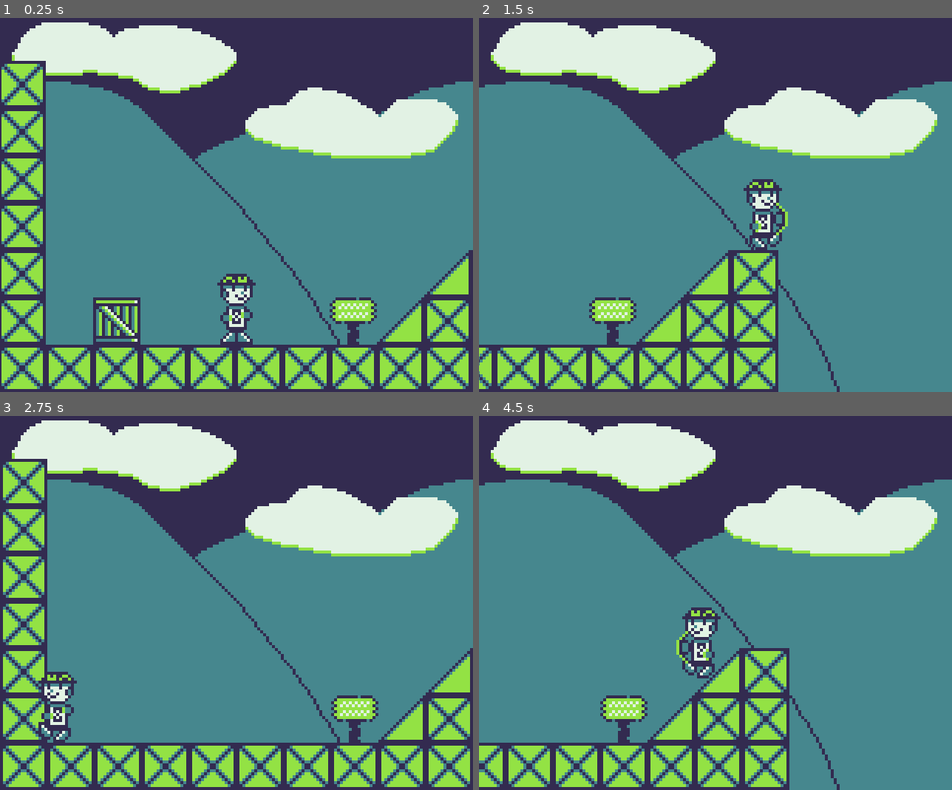
Above: before the commit, frames 1-4 (two rows, left to right).
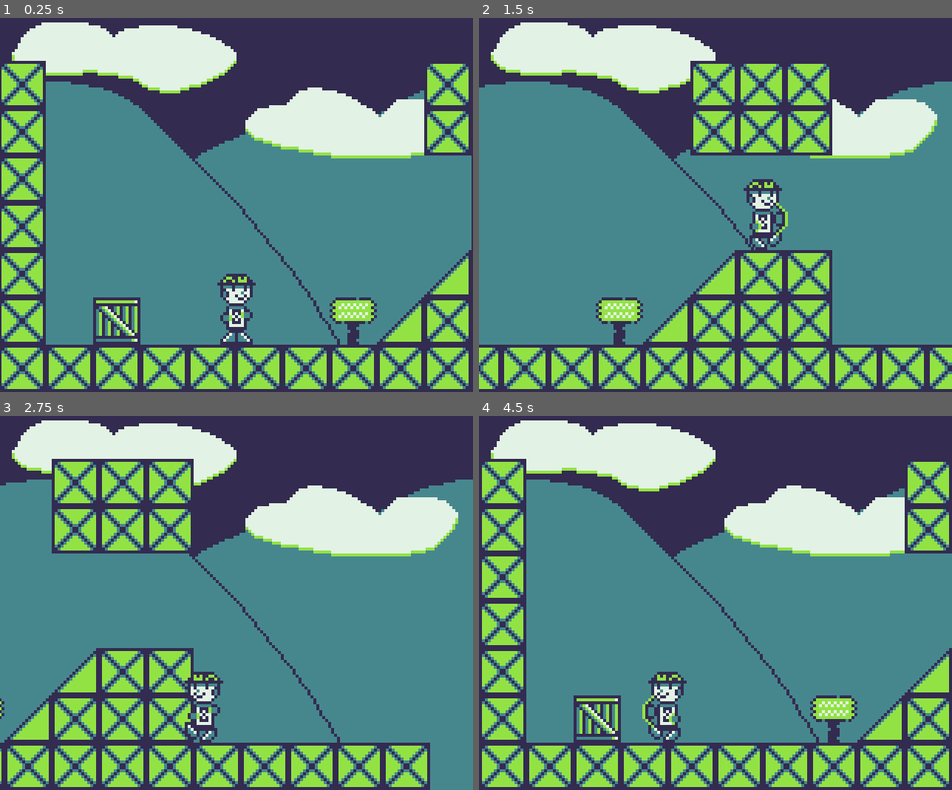
Above: after the commit, the same moments.

Repository: Brawmario/game-nu-boy
Game: Godot game, scene res://Levels/Level1.tscn
Two runs of this game, one before a commit and one after it. Both use one fixed random seed, a clock stepped at 60 frames per second and the inputs below.
Inputs:
- Up to frame 1 (0.25 s): no input
- Up to frame 2 (1.5 s): tap Enter at 0.5 s; hold Right (move_right) from 0.53 s (still down); tap Z (dash) at 0.6, 1.35 s; tap Space (jump) at 0.77 s
- Up to frame 3 (2.75 s): tap Space (jump) at 1.52 s; release Right (move_right) at 2.03 s; hold Left (move_left) from 2.03 s (still down); tap Z (dash) at 2.1 s
- Up to frame 4 (4.5 s): release Left (move_left) at 2.78 s; hold Right (move_right) 2.78-4.28 s; tap Z (dash) at 2.85, 3.6, 4.35 s; tap Space (jump) at 3.02, 3.77 s; hold Left (move_left) from 4.28 s (still down)

The runs differ from the first frame. In frame 1, 2.2% of the frame differs, in the area x 89-100%, y 12-63%; in frame 2, 20%; in frame 3, 28%, in the area x 0-100%, y 11-100%; in frame 4, 27%.

Commit message:
Fix box breaking

Diff:
--- a/Levels/BaseTileMap.gd
+++ b/Levels/BaseTileMap.gd
@@ -6,10 +6,10 @@
 
 
 func _ready() -> void:
-	var crates := get_used_cells_by_id(CRATE_ID)
-	for crate in crates:
+	var crates_cellv := get_used_cells_by_id(CRATE_ID)
+	for cellv in crates_cellv:
 		var crate_area := CrateArea.instance()
 		crate_area.tile_map = self
-		crate_area.cellv = crate
-		crate_area.position = map_to_world(crate)
+		crate_area.cellv = cellv
+		crate_area.position = map_to_world(cellv)
 		add_child(crate_area)
--- a/Levels/Level1.tscn
+++ b/Levels/Level1.tscn
@@ -114,7 +114,7 @@
 tile_set = SubResource( 3 )
 cell_size = Vector2( 16, 16 )
 format = 1
-tile_data = PoolIntArray( -327685, 0, 0, -262149, 0, 0, -196613, 0, 0, -131077, 0, 0, -65541, 0, 0, -131068, 1, 0, -131067, 0, 0, -5, 0, 0, -3, 2, 0, -65534, 3, 0, -65533, 1, 0, -65532, 0, 0, -65531, 0, 0, 65531, 0, 0, 65532, 0, 0, 65533, 0, 0, 65534, 0, 0, 65535, 0, 0, 0, 0, 0, 1, 0, 0, 2, 0, 0, 3, 0, 0, 4, 0, 0, 5, 0, 0 )
+tile_data = PoolIntArray( -327685, 0, 0, -393212, 0, 0, -393211, 0, 0, -393210, 0, 0, -262149, 0, 0, -327676, 0, 0, -327675, 0, 0, -327674, 0, 0, -196613, 0, 0, -262139, 2, 0, -131077, 0, 0, -196603, 2, 0, -65541, 0, 0, -131068, 1, 0, -131067, 0, 0, -131066, 0, 0, -5, 0, 0, -3, 2, 0, -65534, 3, 0, -65533, 1, 0, -65532, 0, 0, -65531, 0, 0, -65530, 0, 0, 65531, 0, 0, 65532, 0, 0, 65533, 0, 0, 65534, 0, 0, 65535, 0, 0, 0, 0, 0, 1, 0, 0, 2, 0, 0, 3, 0, 0, 4, 0, 0, 5, 0, 0, 6, 0, 0, 7, 0, 0, 8, 0, 0, 9, 0, 0, 10, 0, 0, 11, 0, 0 )
 script = ExtResource( 5 )
 
 [node name="Player" parent="." instance=ExtResource( 3 )]
--- a/Player/Player.gd
+++ b/Player/Player.gd
@@ -16,7 +16,7 @@
 
 onready var _body := $Body as Node2D
 onready var _sprite_anim := $Body/Sprite/AnimationPlayer as AnimationPlayer
-onready var _dash_hitbox := $Body/DashHitbox as Area2D
+onready var _dash_hitbox_shape := $Body/DashHitbox/CollisionShape2D as CollisionShape2D
 
 var snap_normal := Vector2.DOWN * BLOCK_WIDTH / 2
 var extra_jumps_left := extra_jump_count
--- a/Player/Player.tscn
+++ b/Player/Player.tscn
@@ -136,11 +136,10 @@
 
 [node name="DashHitbox" type="Area2D" parent="Body" groups=["break_hitbox"]]
 position = Vector2( 6.5, 0 )
-monitoring = false
-monitorable = false
 
 [node name="CollisionShape2D" type="CollisionShape2D" parent="Body/DashHitbox"]
 shape = SubResource( 8 )
+disabled = true
 
 [node name="StateMachine" type="Node" parent="."]
 script = ExtResource( 3 )
--- a/Player/States/Dash.gd
+++ b/Player/States/Dash.gd
@@ -4,14 +4,12 @@
 
 
 func enter(_msg := {}) -> void:
-	player._dash_hitbox.monitorable = true
-	player._dash_hitbox.monitoring = true
+	player._dash_hitbox_shape.set_deferred("disabled", false)
 	player._sprite_anim.play("Dash")
 	_duration.start()
 
 func exit() -> void:
-	player._dash_hitbox.monitorable = false
-	player._dash_hitbox.monitoring = false
+	player._dash_hitbox_shape.set_deferred("disabled", true)
 
 func physics_process(delta: float) -> void:
 	player._velocity.x = player.base_move_speed * player.dash_multiplier * player.get_facing_direction()
--- a/World/CrateArea.gd
+++ b/World/CrateArea.gd
@@ -4,6 +4,10 @@
 var cellv := Vector2()
 
 
+func _ready() -> void:
+	assert(tile_map, "TileMap not set")
+
+
 func _on_CrateArea_area_entered(area: Area2D) -> void:
 	if area.is_in_group("break_hitbox"):
 		tile_map.set_cellv(cellv, -1)
